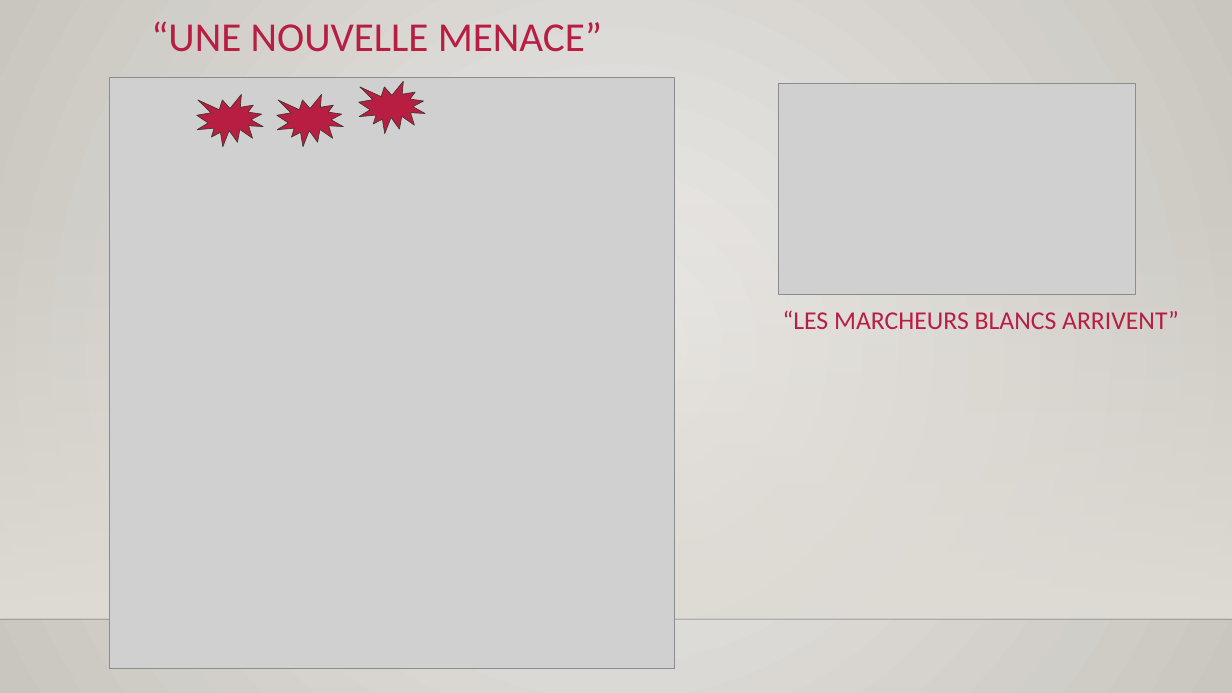
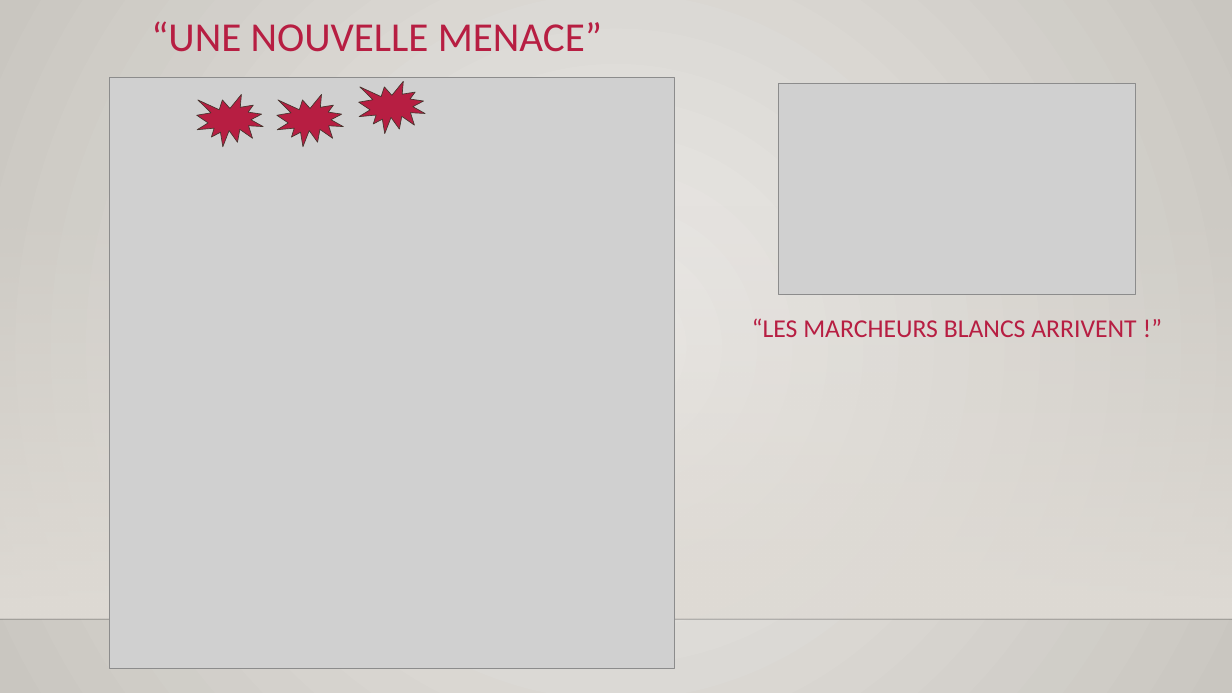
Before and after one commit to open-agile/agile-game-of-thrones, a slide deck: slide 9 of supports/support_presentation_agile_got.pptx. Drawn at 1232x693 pixels with LibreOffice and Linux fonts; fonts in the diff are those of the drawing; grey boxes stand for pictures; background and template pictures are left out. Boxes give left, top, right and bottom in pixels: in the first picture for what was removed or moved away, otherwise in the second. Text is boxed around its words. In the diff, an @@ line names an element or a change of style, - is before the commit and + after.

```diff
--- a/supports/support_presentation_agile_got.pptx
+++ b/supports/support_presentation_agile_got.pptx
@@ text at (752,318,1136,337): text changed @@
-“LES MARCHEURS BLANCS ARRIVENT”
+“LES MARCHEURS BLANCS ARRIVENT !”
```
Also in this commit, not shown: 6 other slides changed, 1 other file.
